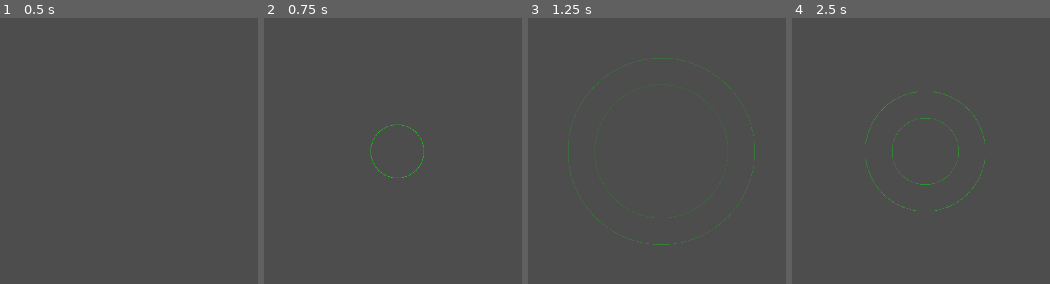
Above: before the commit, frames 1-4 (left to right).
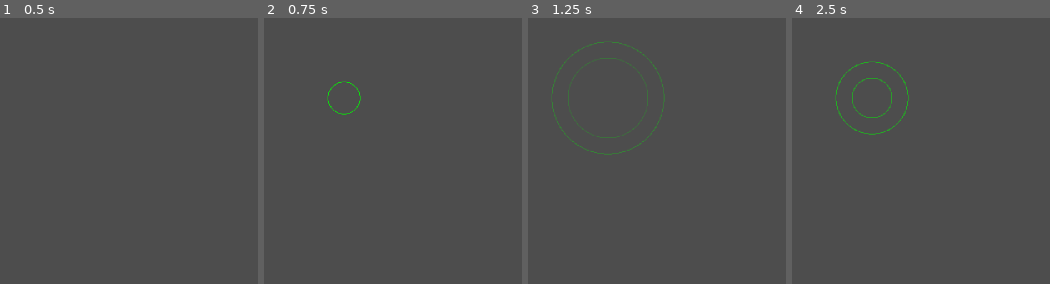
Above: after the commit, the same moments.

Repository: VileOar/ludum-dare-57
Game: Godot game, scene res://src/radar/radar_pulse.tscn
Two runs of this game, one before a commit and one after it. Both use one fixed random seed, a clock stepped at 60 frames per second and the inputs below.
Inputs (mouse positions are in pixels of both pictures, inside the frame that each line leads up to):
- Up to frame 1 (0.5 s): no input
- Up to frame 2 (0.75 s): tap Enter at 0.5 s; move the mouse to (outside the picture) at 0.52 s; hold D (MoveRight) from 0.53 s (still down); hold 1 from 0.53 s (still down); click (outside the picture) at 0.67 s
- Up to frame 3 (1.25 s): keep holding D (MoveRight); keep holding 1
- Up to frame 4 (2.5 s): move the mouse to (1031, 265) at 1.27 s; release D (MoveRight) at 1.28 s; release 1 at 1.28 s; hold S (MoveDown) 1.28-2.03 s; tap 1 at 1.35 s; tap Space at 2 s; move the mouse to (outside the picture) at 2.02 s; hold D (MoveRight) from 2.03 s (still down); hold 1 from 2.03 s (still down)

Frame 1 is identical in both runs. In frame 2, 0.4% of the frame differs, in the area x 24-63%, y 23-61%; in frame 3, 1.1%; in frame 4, 1.1%, in the area x 16-75%, y 16-73%.

Commit message:
Use Global cell size in radar_pulse

Diff:
--- a/src/radar/radar_pulse.gd
+++ b/src/radar/radar_pulse.gd
@@ -1,16 +1,14 @@
 extends Node2D
 
-var _tile_size: int = 128  # devíamos guardar isto no equivalente a uma global readonly variable
 var _level: int = 0
 var _is_active: bool = false
 var _active_time: float = 0.0
-var _pulse_size: int = 3 * _tile_size
+var _pulse_size: int = 3 * Global.CELL_SIZE
 
 @onready var color_rect: ColorRect = $ColorRect
 
 func _ready() -> void:
-	color_rect.material.set_shader_parameter("tile_size", _tile_size)
-	increase_level()
+	color_rect.material.set_shader_parameter("tile_size", Global.CELL_SIZE)
 
 func _process(delta: float) -> void:
 	if Input.is_key_pressed(KEY_1):
@@ -27,7 +25,7 @@
 
 func increase_level() -> void:
 	_level += 1
-	_pulse_size = (3 + (2 * _level)) * _tile_size
+	_pulse_size = (3 + (2 * _level)) * Global.CELL_SIZE
 	color_rect.size = Vector2(_pulse_size, _pulse_size)
 	color_rect.material.set_shader_parameter("pulse_size", _pulse_size)
 
